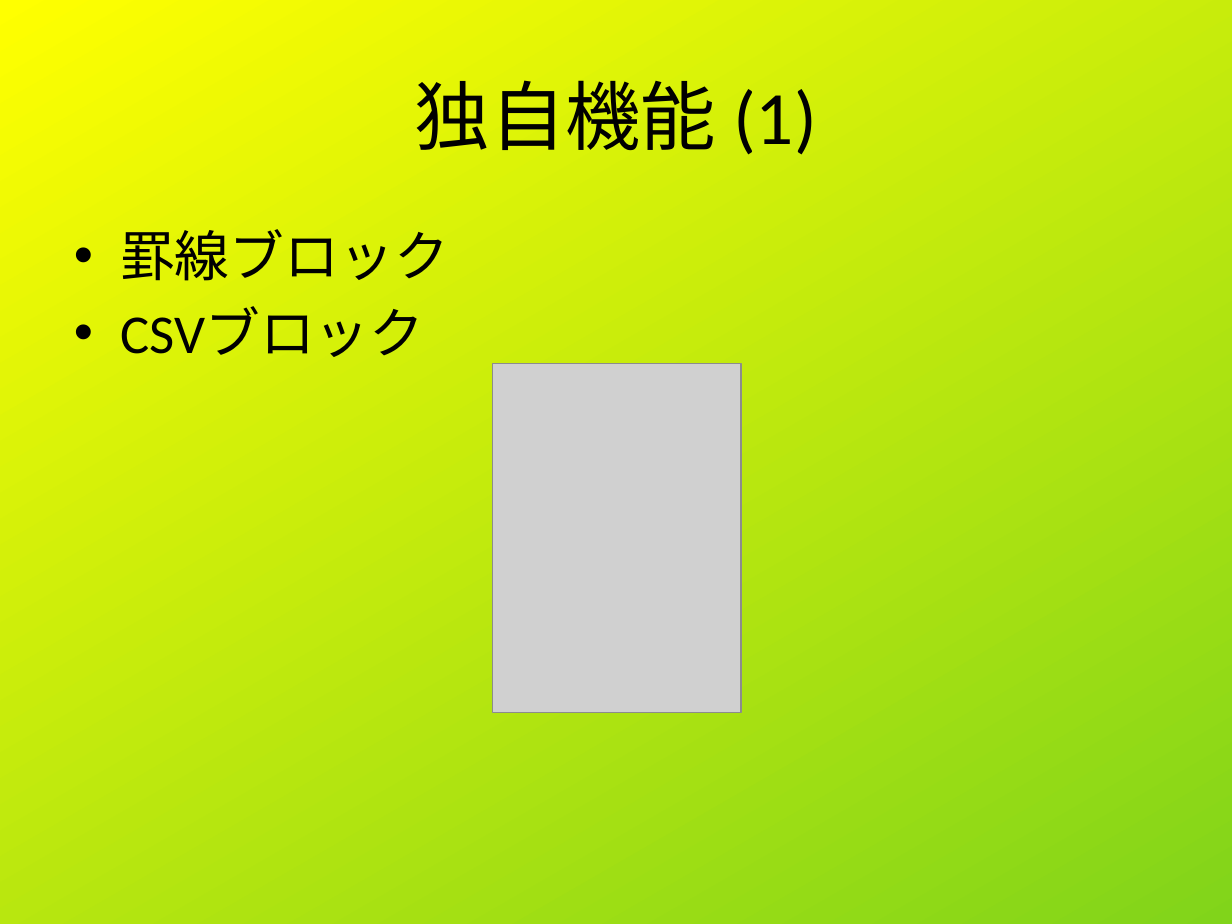
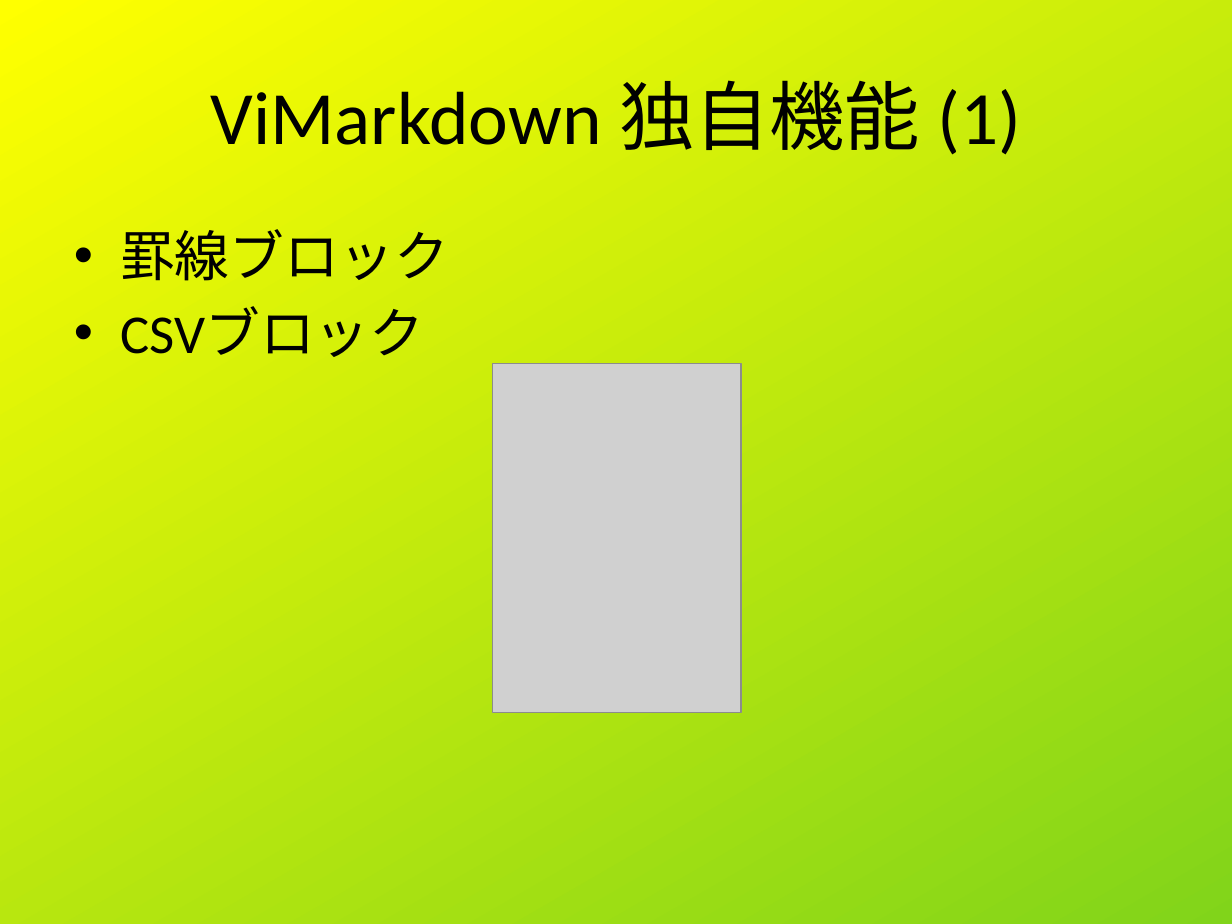
Before and after one commit to shigmas/viMarkdown, a slide deck: slide 6 of tech/ja/LT20260514/viMarkdown_LT.odp. Drawn at 1232x924 pixels with LibreOffice and Linux fonts; fonts in the diff are those of the drawing; grey boxes stand for pictures. Boxes give left, top, right and bottom in pixels: in the first picture for what was removed or moved away, otherwise in the second. Text is boxed around its words. In the diff, an @@ line names an element or a change of style, - is before the commit and + after.

```diff
--- a/tech/ja/LT20260514/viMarkdown_LT.odp
+++ b/tech/ja/LT20260514/viMarkdown_LT.odp
@@ title at (211, 80, 1021, 155): text changed @@
-独自機能 (1)
+ViMarkdown 独自機能 (1)
```
Also in this commit, not shown: 7 other slides changed, 4 other files.
